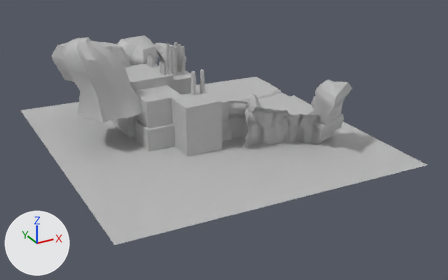
Renders of the FBX model Project/Assets/Resources/FBX/Level1.fbx from each side of a commit.
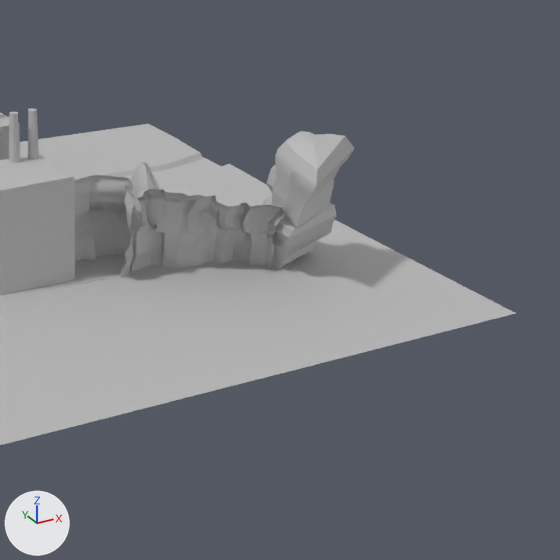
There are two pictures of each version: one whole from a 50 mm camera at (-5.56, -7.5, 3.84) aimed at (-1.05, 0.71, -0.27), one close up on the part from 42% to 100% of the width and 7% to 100% of the height. The axes (+X, +Y, +Z) are drawn at lower left. The lights are the same throughout. Where no turn or scale is listed for an object, it has been applied to the vertices.

The older version as bpy lines, for what is in view:
```python
me_mesh = bpy.data.meshes.new('Mesh')
me_mesh.from_pydata(...)  # 855 vertices, 796 faces; spans x -0.878..0.157, y -0.385..0.37, z -0.336..0.429
me_mesh.materials.append(mat_phong1)  # grey #bcbcbc
me_mesh_006 = bpy.data.meshes.new('Mesh.006')
me_mesh_006.from_pydata(...)  # 205 vertices, 204 faces; spans x -0.488..0.184, y -0.859..0.129, z -0.384..0.687
me_mesh_006.materials.append(mat_phong1)  # grey #bcbcbc
me_mesh_017 = bpy.data.meshes.new('Mesh.017')
me_mesh_017.from_pydata(...)  # a box spanning x -0.33..0.33, y -1.19..1.19, z -0.06..0.06
me_mesh_017.materials.append(mat_phong1)  # grey #bcbcbc
me_mesh_018 = bpy.data.meshes.new('Mesh.018')
me_mesh_018.from_pydata(...)  # 135 vertices, 113 faces; spans x -2.5..2.53, y -2.5..2.5, z -0.15..0.07
me_mesh_018.materials.append(mat_phong1)  # grey #bcbcbc
# before: 29 (1.0, -1.5, -0.03) at pixel (261, 298), 30 (1.5, -1.5, -0.04) at pixel (316, 286), 40 (1.0, -1.0, -0.03) at pixel (222, 273), 41 (1.5, -1.0, -0.04)
ob_factory6 = bpy.data.objects.new('Factory6', me_mesh_017)
ob_factory6.location = (-1.385, 1.472, -0.308)
ob_ground = bpy.data.objects.new('Ground', me_mesh_018)
ob_ground.location = (-1.22, 0.984, -0.256)
ob_tarrain6 = bpy.data.objects.new('Tarrain6', me_mesh_006)
ob_tarrain6.location = (0.564, 0.19, 0.074)
ob_terrain = bpy.data.objects.new('Terrain', me_mesh)
ob_terrain.location = (0.0, 0.0, 0.0)
# also in view: 'Terrain3' at (-0.34, 0.86, 0.02); 'Terrain1' at (-1.0, 0.42, 0.05); 'AcidPool' at (0.06, 2.06, -0.33); 'Factory4' at (-1.58, 0.64, -0.04)
```
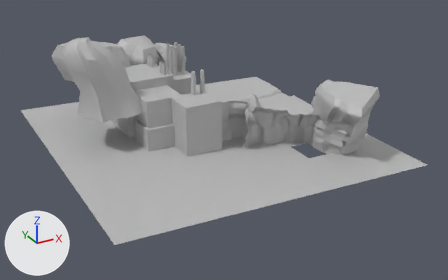
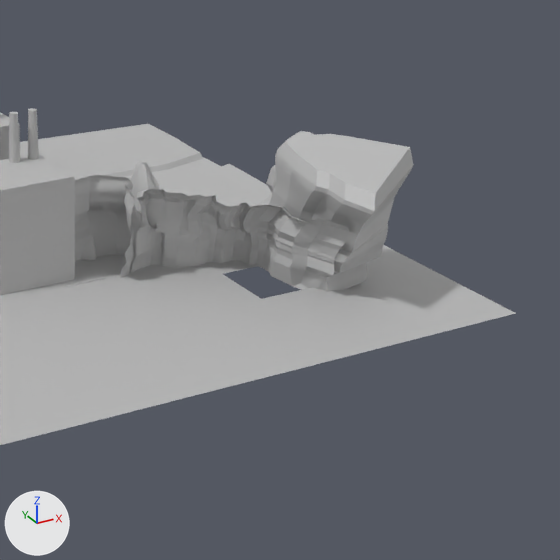
Edits to the bpy script that builds the scene:
```text
Change me_mesh_018:
    where me_mesh_018.from_pydata(...)  # 135 vertices, 113 faces; spans x -2.5..2.53, y -2.5..2.5, z -0.15..0.07
    used by ob_ground; location = (-1.22, 0.984, -0.256)
    verts and faces of me_mesh_018; kept vertices keep their numbers, new ones are numbered from 135
    me_mesh_018 part 3
    add delete_faces([(29, 30, 41, 40)])
Change me_mesh:
    used by ob_terrain; location = (0.0, 0.0, 0.0)
    remove me_mesh.from_pydata(...)  # 855 vertices, 796 faces; spans x -0.878..0.157, y -0.385..0.37, z -0.336..0.429
    add me_mesh.from_pydata(...)  # 915 vertices, 852 faces; spans x -0.878..0.272, y -0.945..0.37, z -0.336..0.429
    me_mesh part 1
    4 vertices move from x 0.148..0.157, y -0.14..-0.04, z -0.301..-0.166 to x 0.122..0.131, y -0.143..-0.043, z -0.301..-0.166
    42 vertices are added at x 0.047..0.272, y -0.945..-0.199, z -0.328..0.354
    7 new vertices lie (-0.029, -0.079, 0.0) away from vertices in x 0.049..0.118, y -0.385..-0.169, z -0.037..0.294
    5 new vertices lie (0.028, -0.158, 0.0) away from vertices in x 0.055..0.086, y -0.382..-0.25, z 0.003..0.231
    6 new vertices lie (0.065, -0.223, 0.0) away from vertices in x 0.154..0.172, y -0.625..-0.511, z -0.008..0.192
    56 new faces join them
Change me_mesh_006:
    used by ob_tarrain6; location = (0.564, 0.19, 0.074)
    remove me_mesh_006.from_pydata(...)  # 205 vertices, 204 faces; spans x -0.488..0.184, y -0.859..0.129, z -0.384..0.687
    add me_mesh_006.from_pydata(...)  # 340 vertices, 321 faces; spans x -0.531..0.227, y -1.324..0.129, z -0.427..0.724
    me_mesh_006 part 2
    18 vertices are removed from x -0.432..-0.17, y -0.598..-0.13, z -0.231..0.687
    79 faces are deleted
    11 vertices move from x -0.464..-0.323, y -0.782..-0.124, z -0.384..0.414 to x -0.467..-0.273, y -0.78..-0.036, z -0.385..0.414
    147 vertices are added at x -0.531..0.227, y -1.324..0.081, z -0.427..0.724
    6 new vertices lie (0.004, 0.177, 0.016) away from vertices in x -0.39..-0.304, y -1.047..-0.652, z -0.194..0.573
    196 new faces join them
```

What differs and where, as boxes [x1, y1, x2, y2] in the close-ups (560 x 560 px):
'Tarrain6', reshaped (70% wider, 16% taller): before [263, 131, 354, 270]; after [259, 131, 414, 292]
'Terrain', reshaped (39% wider, 20% taller): before [131, 189, 288, 272]; after [131, 189, 350, 289]
part 1 of me_mesh, built on: before [256, 244, 274, 270]; after [256, 212, 350, 289]
part 3 of me_mesh_018, deleted: before [223, 266, 317, 299]
